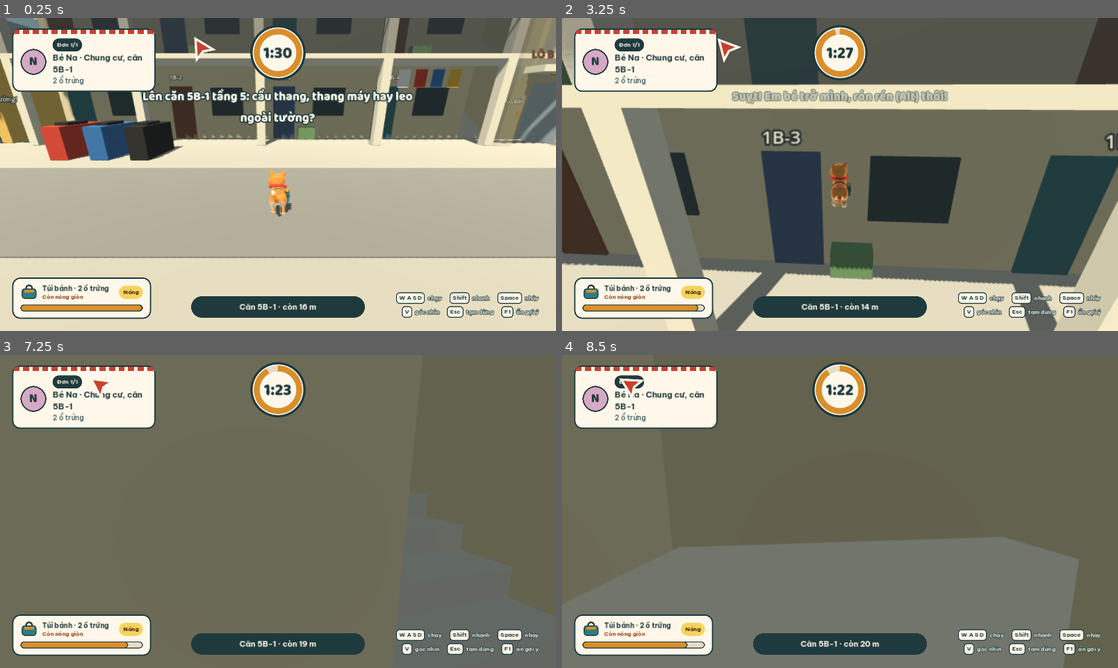
Above: before the commit, frames 1-4 (two rows, left to right).
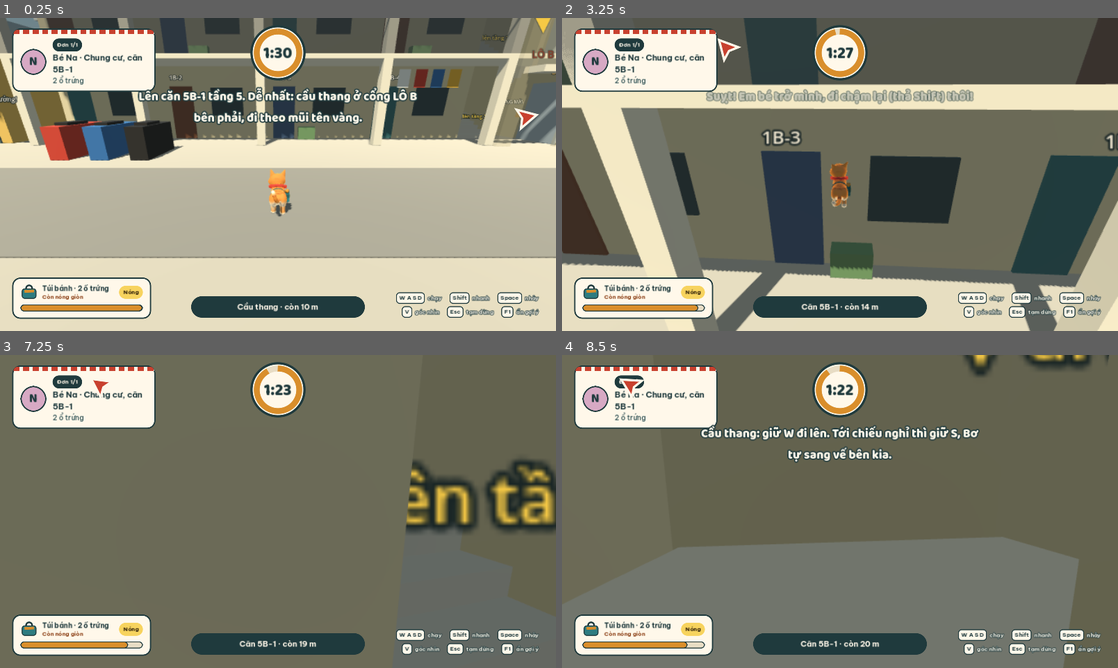
Above: after the commit, the same moments.

Repository: sangdaden/meo-giao-banh-mi
Game: Godot game, scene res://scenes/chung_cu.tscn
Same seed, same stepped clock (60 frames per second), same inputs: the game is played once before the commit and once after it. This scene is started directly instead of the project's main scene.
Inputs (mouse positions are in pixels of both pictures, inside the frame that each line leads up to):
- Up to frame 1 (0.25 s): no input
- Up to frame 2 (3.25 s): tap Enter (ui_accept) at 0.5 s; move the mouse to (867, 174) at 0.52 s; hold Shift (sprint) 0.53-1.28 s; hold W (move_forward) from 0.53 s (still down); click (867, 174) at 0.67 s; tap Space (jump) at 0.77, 1.07, 1.52, 1.82, 3.02 s; move the mouse to (812, 174) at 1.27 s; tap Ctrl (crouch) at 1.35 s; tap Shift (sprint) at 1.55, 3.05 s; move the mouse to (851, 168) at 2.02 s; hold Shift (sprint) 2.03-2.78 s; tap E (deliver) at 2.1 s; move the mouse to (834, 180) at 2.77 s; tap Alt (sneak) at 2.85 s; click (834, 180) at 2.92 s
- Up to frame 3 (7.25 s): tap Space (jump) at 3.32, 3.77, 4.07, 4.52, 4.82, 6.02, 6.32, 6.77, 7.07 s; move the mouse to (316, 514) at 3.52 s; hold Shift (sprint) 3.53-4.28 s; move the mouse to (233, 508) at 4.27 s; tap V at 4.35 s; tap Shift (sprint) at 4.55, 6.05 s; move the mouse to (283, 511) at 5.02 s; hold Shift (sprint) 5.03-5.78 s; tap Keypad Enter at 5.1 s; click (283, 511) at 5.17 s; tap Enter (ui_accept) at 5.75 s; move the mouse to (255, 505) at 5.77 s; release W (move_forward) at 5.78 s; hold D (move_right) 5.78-6.53 s; tap 1 at 5.85 s; move the mouse to (305, 511) at 6.52 s; hold W (move_forward) from 6.53 s (still down); hold Shift (sprint) from 6.53 s (still down); tap 9 at 6.6 s
- Up to frame 4 (8.5 s): keep holding W (move_forward); move the mouse to (812, 511) at 7.27 s; release Shift (sprint) at 7.28 s; tap C at 7.35 s; click (812, 511) at 7.42 s; tap Space (jump) at 7.52, 7.82 s; tap Shift (sprint) at 7.55 s; move the mouse to (851, 505) at 8.02 s; hold Shift (sprint) from 8.03 s (still down); tap Z at 8.1 s

The runs differ from the first frame. In frame 1, 2.6% of the frame differs, in the area x 24-99%, y 0-94%; in frame 2, 1.1%; in frame 3, 4.8%, in the area x 73-100%, y 33-57%; in frame 4, 2.7%.

Commit message:
Leo chung cư dễ hơn: camera thẳng trong cầu thang, tự dắt sang vế kia, mũi tên chỉ đường, gợi ý; số mới vào DoKho
- Cầu thang: camera nhìn thẳng (không bị vách giữa và mặt dốc ép sát), chỉ giữ W/S là lên tầng 5,
  Bơ tự trượt sang vế kia ở chiếu nghỉ và sảnh tầng; mũi tên vàng và số tầng trong lồng thang
- Mũi tên đích chỉ cổng cầu thang khi còn ở hẻm; gợi ý một lần ở từng chỗ (cầu thang, giá phơi, em bé,
  thang máy, khe tường, lúc bám mép)
- Giá phơi đồ dời sang nửa đông chiếu nghỉ: trước đây chui xong bị kẹt cúi ở đầu vế B
- Thong thả (DoKho): bám mép 2,45 m, đạp tường 4 lần, khe 2 m, leo ống 2 m/s, đi thường không
  làm em bé trở mình, thang máy 2–5 s, ít chắn/kẹt, cục nóng rung 2,5 s. Thử thách giữ số cũ
- Autotest thêm bước chỉ giữ W/S từ ngoài cổng lên tầng 5 (9,5 s)

Co-Authored-By: Claude Opus 5.5 (1M context) <noreply@anthropic.com>
Claude-Session: https://claude.ai/code/session_018aDySugUcESbfSaK2poXKY

Diff:
--- a/scripts/chung_cu.gd
+++ b/scripts/chung_cu.gd
@@ -35,6 +35,7 @@
 	"side_quest": "em_be_ngu_yen"}
 const START := Vector3(9.0, 0.1, 5.0)
 const DOOR := Vector3(0.85, 12.0, -1.2)      ## chỗ đứng gõ cửa 5B-1
+const STAIR_GATE := Vector3((TX0 + TX1) / 2.0, 1.2, 0.3)  ## cổng LÔ B, mũi tên chỉ tới đây trước
 const BABY := Vector3(14.7, 6.6, -1.0)       ## võng em bé ở hành lang tầng 3 trước cửa 3B-4
 
 ## Đường ngoài tường hông tây (mặt x = 0): [tên, z0, z1, mặt trên, kiểu]. Bậc nhảy ≤ 1,2 m, bám mép 1,4–2,1 m.
@@ -56,6 +57,7 @@
 const IRON := Color("#2B2F33")
 const AC := Color("#E4E7E2")
 const STEP := Color("#C9C3B3")
+const GUIDE := Color("#F6C945")  ## chữ/mũi tên chỉ đường
 const RAIL := Color(0.17, 0.18, 0.2, 0.45)  ## lan can song sắt: nhìn xuyên được
 
 enum Lift { IDLE, COMING, OPEN_GROUND, CLOSING, RIDING, STUCK, OPEN_TOP }
@@ -102,6 +104,7 @@
 var _rattle_body: Node3D
 var _rng := RandomNumberGenerator.new()
 var _autotest := false
+var _hints_shown := {}            ## gợi ý theo chỗ: mỗi cái hiện một lần
 
 
 func _ready() -> void:
@@ -122,6 +125,12 @@
 	player.name = "Bo"
 	player.position = START
 	player.climb_moves = true
+	# Thong thả (DoKho): với mép xa hơn, đạp tường 4 lần, khe rộng tới 2 m, leo ống nhanh
+	player.ledge_reach = DoKho.v("ledge_reach", player.ledge_reach)
+	player.wall_kick_max = DoKho.v("wall_kick_max", player.wall_kick_max)
+	player.wall_gap_max = DoKho.v("wall_gap_max", player.wall_gap_max)
+	player.pipe_speed = DoKho.v("pipe_speed", player.pipe_speed)
+	player.ledge_grabbed.connect(func(): _hint("bam", "Đang bám mép: Space để leo lên, S để buông.", 3.0))
 	add_child(player)
 	rig = CameraRigScript.new()
 	rig.name = "CameraRig"
@@ -167,7 +176,7 @@
 	hud.progress_row.visible = false  # cảnh một đơn: không cần dãy 5 ổ bánh của Thứ Hai
 	hud.set_bread(true, ORDER.item, 1.0)
 	hud.set_goal(DOOR + Vector3(0, 0.6, 0))
-	hud.show_toast("Lên căn 5B-1 tầng 5: cầu thang, thang máy hay leo ngoài tường?", 4.0)
+	hud.show_toast("Lên căn 5B-1 tầng 5. Dễ nhất: cầu thang ở cổng LÔ B bên phải, đi theo mũi tên vàng.", 5.0)
 
 
 func _unhandled_input(event: InputEvent) -> void:
@@ -194,8 +203,17 @@
 		late = true
 		hud.show_toast("Trễ rồi! Bé Na vẫn nhận bánh nhưng chỉ được 1 sao.", 2.5)
 	hud.set_timer(time_left, time_limit, true)
-	hud.set_distance(player.global_position.distance_to(DOOR), "Căn 5B-1")
+	# Mũi tên đích: còn ở tầng trệt ngoài hẻm thì chỉ cổng cầu thang (đường dễ nhất), lên cao rồi mới chỉ cửa 5B-1
+	var pp := player.global_position
+	if pp.y < 1.0 and pp.z > -0.3 and pp.x > 0.0 and not _cabin_zone.overlaps_body(player):
+		hud.set_goal(STAIR_GATE)
+		hud.set_distance(pp.distance_to(STAIR_GATE), "Cầu thang")
+	else:
+		hud.set_goal(DOOR + Vector3(0, 0.6, 0))
+		hud.set_distance(pp.distance_to(DOOR), "Căn 5B-1")
 	hud.set_bread(true, ORDER.item, clampf(1.0 - _clock / 60.0, 0.0, 1.0))
+	_stair_camera(delta)
+	_zone_hints()
 	# Rơi từ cao hơn 3 m thì bánh bẹp (mất sao nguyên vẹn), như màn giao Thứ Hai
 	var on_floor: bool = player.is_on_floor() or player.climb != ""
 	if on_floor and not _was_on_floor:
@@ -210,6 +228,62 @@
 	# Ở cạnh cửa 5B-1: nhắc gõ cửa
 	if _door_zone.overlaps_body(player) and player._act == "":
 		hud.show_toast("Bấm E để gõ cửa", 0.3)
+
+
+## Trong lồng cầu thang hẹp camera sau lưng hay bị tường ép sát hoặc quay ngược lúc vòng chiếu nghỉ.
+## Ở đây camera tự nhìn thẳng vào từ phía cổng (hướng bắc, nhìn xuyên gạch bông gió) và hơi cao,
+## nên vế đi lên là phím W, vế quay về là phím S, không phải xoay chuột.
+func _in_stairwell() -> bool:
+	var p := player.global_position
+	return p.x > TX0 and p.x < TX1 and p.z < -0.2 and p.z > TOWER_BACK and p.y < FLOORS * FLOOR_H - 0.5
+
+
+func _stair_camera(delta: float) -> void:
+	if not _in_stairwell():
+		return
+	if not rig.first_person:
+		var k := 1.0 - exp(-6.0 * delta)
+		rig.yaw = lerp_angle(rig.yaw, 0.0, k)
+		# Vế B đi về phía camera, dốc lên: camera nhìn cao hơn để vượt qua sàn hành lang tầng trên
+		var on_b := player.global_position.x > TX0 + 1.3 and player.global_position.z > -4.1 and player.global_position.z < -1.7
+		rig.pitch = lerpf(rig.pitch, -0.35 if on_b else -0.12, k)
+	# Dắt sang vế kia: trên chiếu nghỉ giữ S thì trượt sang phải tới đầu vế B;
+	# ở sảnh tầng giữ W thì trượt sang trái tới chân vế A (khỏi phải tự canh vòng chữ U)
+	var p := player.global_position
+	var back := Input.is_action_pressed("move_back")
+	var fwd := Input.is_action_pressed("move_forward")
+	var mid := TX0 + 1.3
+	var nudge := 0.0
+	if back and p.z < -4.2 and p.x < mid + 0.35 and player.is_on_floor():
+		nudge = 1.0
+	elif fwd and p.z > -1.9 and p.x > mid - 0.35 and player.is_on_floor() and p.y < (FLOORS - 1) * FLOOR_H - 0.5:
+		nudge = -1.0
+	if nudge != 0.0:
+		# Trượt ngang và giữ nguyên chỗ theo chiều dọc cho tới khi sang hẳn vế kia (khỏi lỡ đi ngược xuống vế cũ)
+		# và lùi nhẹ khỏi đầu vách giữa hai vế (chiếu nghỉ lùi về bắc, sảnh lùi về nam)
+		player.move_and_collide(Vector3(nudge * 6.0 * delta, 0.0, (-player.velocity.z - nudge * 1.5) * delta))
+
+
+## Gợi ý ngắn khi Bơ tới từng chỗ lần đầu.
+func _hint(id: String, text: String, secs := 3.0) -> void:
+	if _hints_shown.has(id) or not playing:
+		return
+	_hints_shown[id] = true
+	hud.show_toast(text, secs)
+
+
+func _zone_hints() -> void:
+	var p := player.global_position
+	if _in_stairwell() and p.y < 1.0:
+		_hint("thang", "Cầu thang: giữ W đi lên. Tới chiếu nghỉ thì giữ S, Bơ tự sang vế bên kia.", 4.0)
+	elif _in_stairwell() and absf(p.y - (FLOOR_H + FLOOR_H / 2.0)) < 0.4:
+		_hint("gia_phoi", "Giá phơi đồ chắn lối: cứ đi thẳng vào, Bơ tự cúi người chui qua.", 3.0)
+	elif _in_stairwell() and p.y > FLOOR_H + 2.0 and p.y < FLOOR_H * 3.0:
+		_hint("em_be", "Em bé ngủ ở hành lang tầng 3: đừng chạy nhanh (Shift) kẻo bé thức.", 3.5)
+	if _call_zone.overlaps_body(player):
+		_hint("thang_may", "Bấm E gọi thang máy rồi đợi cửa mở.", 3.0)
+	if p.x < 0.0 and p.y < 1.0:
+		_hint("tuong", "Khe hẹp giữa hai nhà: nhảy rồi bấm Space liên tục để bật tường lên mái nhà bên.", 4.0)
 
 
 ## Phím E: gõ cửa 5B-1, hoặc bấm gọi thang máy ở tầng trệt.
@@ -254,14 +328,15 @@
 
 ## Tiếng Bơ (bước chân, đáp đất, đạp tường) tới võng thì em bé trở mình; trở mình mà nghe tiếng nữa thì thức.
 func _on_noise(pos: Vector3, radius: float) -> void:
-	if pos.distance_to(BABY) > radius:
+	# Thong thả: bước đi thường không làm bé trở mình, chỉ tiếng to (chạy nhanh, đáp đất mạnh, va chạm)
+	if radius < float(DoKho.v("baby_min_noise", 0.0)) or pos.distance_to(BABY) > radius:
 		return
 	match baby:
 		Baby.SLEEP:
 			baby = Baby.STIR
 			_baby_t = 0.0
 			if playing:
-				hud.show_toast("Suỵt! Em bé trở mình, rón rén (Alt) thôi!", 2.0)
+				hud.show_toast("Suỵt! Em bé trở mình, đi chậm lại (thả Shift) thôi!", 2.0)
 		Baby.STIR:
 			if _baby_t > 0.4:  # cùng một bước chân không tính hai lần
 				_wake_baby()
@@ -301,15 +376,15 @@
 
 # ---------------------------------------------------------------- thang máy
 
-## Bấm nút gọi ở tầng trệt. Cabin đang ở tầng 5, xuống mất 4–10 s (kể cả lúc dừng đón người tầng khác).
+## Bấm nút gọi ở tầng trệt. Cabin đang ở tầng 5, xuống mất 4–10 s (Thong thả 2–5 s) (kể cả lúc dừng đón người tầng khác).
 func call_lift() -> void:
 	if lift != Lift.IDLE:
 		return
 	lift = Lift.COMING
 	_lift_t = 0.0
-	_lift_wait = _rng.randf_range(4.0, 10.0)
-	_lift_blocked = _rng.randf() < 0.3
-	_lift_will_stick = _rng.randf() < 0.2
+	_lift_wait = _rng.randf_range(DoKho.v("lift_wait_min", 4.0), DoKho.v("lift_wait_max", 10.0))
+	_lift_blocked = _rng.randf() < float(DoKho.v("lift_block_chance", 0.3))
+	_lift_will_stick = _rng.randf() < float(DoKho.v("lift_stuck_chance", 0.2))
 	_lift_stuck_done = false
 	if playing:
 		hud.show_toast("Đã gọi thang máy... đợi chút.", 1.5)
@@ -329,8 +404,8 @@
 				_ong_bay.position = Vector3((SHAFT_X0 + SHAFT_X1) / 2.0, 0.6, -0.9)
 		Lift.OPEN_GROUND:
 			if _lift_blocked:
-				# Ông Bảy xách lồng chim bước ra chậm rãi, đứng chắn cửa 2,5 s
-				var u := clampf(_lift_t / 2.5, 0.0, 1.0)
+				# Ông Bảy xách lồng chim bước ra chậm rãi, đứng chắn cửa 2,5 s (Thong thả 1,5 s)
+				var u := clampf(_lift_t / float(DoKho.v("lift_block_time", 2.5)), 0.0, 1.0)
 				_ong_bay.position.x = lerpf((SHAFT_X0 + SHAFT_X1) / 2.0, TX1 - 0.9, u)
 				if u >= 1.0:
 					_lift_blocked = false
@@ -356,7 +431,7 @@
 				_lift_t = 0.0
 		Lift.STUCK:
 			_cabin.position.x = (SHAFT_X0 + SHAFT_X1) / 2.0 + sin(_lift_t * 40.0) * 0.01
-			if _lift_t > 3.0:
+			if _lift_t > float(DoKho.v("lift_stuck_time", 3.0)):
 				_cabin.position.x = (SHAFT_X0 + SHAFT_X1) / 2.0
 				lift = Lift.RIDING
 		Lift.OPEN_TOP:
@@ -384,7 +459,7 @@
 	_rattle_body.position.x = -0.3 + (sin(Time.get_ticks_msec() * 0.08) * 0.015 if _rattle_t > 0.6 else 0.0)
 	if on and _rattle_t > 0.6 and _rattle_t - delta <= 0.6 and playing:
 		hud.show_toast("Cục nóng rung bần bật, nhảy tiếp đi!", 1.5)
-	if on and _rattle_t > 1.4:
+	if on and _rattle_t > float(DoKho.v("rattle_throw", 1.4)):
 		player.velocity = Vector3(-3.0, 3.0, 0.0)  # bị hất văng ra ngoài
 		player.play_startle()
 		_rattle_t = 0.0
@@ -495,8 +570,12 @@
 	Blocks.solid_box(self, Vector3(1.6, h - 2.4, 0.15), Vector3(cx, 2.4 + (h - 2.4) / 2.0, 0.075), lattice, Blocks.LAYER_PROP)
 	Blocks.box(self, Vector3(2.0, 0.2, 0.6), Vector3(cx, 2.5, 0.3), FLOOR)
 	Blocks.label(self, "LÔ B · CẦU THANG", Vector3(cx, 2.9, 0.4), 30, Color("#8A3A2A"))
+	Blocks.label(self, "▼ CẦU THANG", Vector3(cx, 3.6, 0.8), 56, GUIDE)
+	for f in range(1, FLOORS):
+		Blocks.label(self, "Tầng %d" % (f + 1), Vector3(cx, f * FLOOR_H + 1.9, -0.6), 34, GUIDE)
+	Blocks.label(self, "◀ căn 5B-1", Vector3(TX0 - 1.0, (FLOORS - 1) * FLOOR_H + 1.2, -0.8), 34, GUIDE)
 	# Vách giữa hai vế thang (không nhảy tắt từ vế này sang vế kia)
-	Blocks.solid_box(self, Vector3(0.1, FLOORS * FLOOR_H, 2.4), Vector3(TX0 + 1.3, FLOORS * FLOOR_H / 2.0, -2.9), WALL2)
+	Blocks.solid_box(self, Vector3(0.1, FLOORS * FLOOR_H, 2.4), Vector3(TX0 + 1.3, FLOORS * FLOOR_H / 2.0, -2.9), WALL2, Blocks.LAYER_PROP)  # lớp đồ: camera không bị vách ép sát
 	var rise := FLOOR_H / 2.0
 	for f in FLOORS:
 		var y := f * FLOOR_H
@@ -507,12 +586,20 @@
 		_flight(TX0 + 0.1, TX0 + 1.25, -CORR, -4.1, y, y + rise)          # vế A: đi về phía bắc
 		Blocks.solid_box(self, Vector3(2.4, 0.15, 1.4), Vector3(cx, y + rise - 0.075, -4.8), FLOOR)  # chiếu nghỉ
 		_flight(TX0 + 1.35, TX1 - 0.1, -4.1, -CORR, y + rise, y + FLOOR_H)  # vế B: quay về phía nam
+		# Thành vô hình mép đông vế B: giữ Bơ khỏi cạ vào mép cửa thang máy ở đầu vế (bị kẹt ở đó)
+		var guide := Blocks.solid_box(self, Vector3(0.1, FLOOR_H, 2.3), Vector3(TX1 - 0.2, y + rise + FLOOR_H / 2.0, -2.9), Color(0, 0, 0, 0), Blocks.LAYER_PROP)
+		guide.visible = false
+		# Mũi tên chỉ đường (bản dễ): vế A đi lên, chiếu nghỉ quay sang vế B
+		Blocks.label(self, "▲ lên tầng %d" % (f + 2), Vector3(TX0 + 0.67, y + 0.9, -2.0), 22, GUIDE)
+		Blocks.label(self, "▼ đi tiếp", Vector3(TX0 + 1.9, y + rise + 0.9, -4.6), 22, GUIDE)
 	# Giá phơi đồ chắn chiếu nghỉ tầng 2 (giữa tầng 2 và 3): áo quần thả tới cách sàn 0,32 m, phải chui
 	var ly := FLOOR_H + rise
-	var rack := Blocks.solid_box(self, Vector3(0.3, 2.45, 1.5), Vector3(cx, ly + 0.32 + 1.225, -4.8), Color("#C9CDD0"), Blocks.LAYER_PROP)
-	for k in 5:
-		Blocks.box(rack, Vector3(0.34, 0.9, 0.26), Vector3(0, -0.75, -0.6 + k * 0.3), [Color("#F2EFE6"), Color("#E8B23A"), Color("#3A6EA5"), Color("#C8412F"), Color("#7FB7A4")][k])
-	Blocks.label(self, "Chui qua!", Vector3(cx - 0.6, ly + 0.9, -4.3), 22, Color("#F4EAD2"))
+	# Giá ngang ở nửa đông chiếu nghỉ, cách đầu vế B 0,8 m: sang vế B thì cúi chui qua, ra khỏi giá còn chỗ đứng dậy
+	var bx := (TX0 + 1.35 + TX1 - 0.1) / 2.0
+	var rack := Blocks.solid_box(self, Vector3(1.1, 2.45, 0.3), Vector3(bx, ly + 0.32 + 1.225, -5.05), Color("#C9CDD0"), Blocks.LAYER_PROP)
+	for k in 4:
+		Blocks.box(rack, Vector3(0.24, 0.9, 0.34), Vector3(-0.42 + k * 0.28, -0.75, 0), [Color("#F2EFE6"), Color("#E8B23A"), Color("#3A6EA5"), Color("#C8412F")][k])
+	Blocks.label(self, "Chui qua!", Vector3(bx, ly + 0.9, -4.6), 22, Color("#F4EAD2"))
 
 
 ## Một vế thang: bậc thật để nhìn, va chạm là mặt dốc trơn (CharacterBody không tự bước lên bậc).
@@ -538,6 +625,7 @@
 	# Mặt dốc đi qua mép trước của từng bậc, nâng nửa bậc cho bàn chân không lún
 	body.position = Vector3(cx, (y0 + y1) / 2.0 + dy * 0.5 - 0.05 / cos(ang), (z0 + z1) / 2.0)
 	body.rotation.x = ang if z1 < z0 else -ang
+	body.collision_layer = Blocks.LAYER_PROP  # camera không bị mặt dốc phía sau kéo sát lưng Bơ
 	add_child(body)
 
 
@@ -721,6 +809,27 @@
 	Input.action_release("move_forward")
 	ok = _expect(ok, notes, crawled and player.global_position.x > TX0 + 1.6, "chui qua giá phơi đồ (x = %.2f)" % player.global_position.x)
 
+	# 0b. Như người chơi thật (Sang 21/10 kẹt ở cầu thang): từ ngoài cổng chỉ giữ W rồi S xen kẽ,
+	# camera tự nhìn thẳng và tự dắt sang vế kia, phải lên tới tầng 5 trong 20 s
+	playing = true
+	await _put(Vector3(TX0 + 1.1, 0.1, 1.5), 0.3)
+	var legs := 0
+	var t_stair := 0
+	while legs < 8 and t_stair < 60 * 20:
+		var a := "move_forward" if legs % 2 == 0 else "move_back"
+		Input.action_press(a)
+		var n := 0
+		while n < 60 * 4:
+			await get_tree().physics_frame
+			n += 1
+			if (a == "move_forward" and player.global_position.z < -5.0) or (a == "move_back" and player.global_position.z > -1.5):
+				break
+		Input.action_release(a)
+		t_stair += n
+		legs += 1
+	playing = false
+	ok = _expect(ok, notes, absf(player.global_position.y - 12.0) < 0.15, "chỉ giữ W/S: lên tầng 5 bằng cầu thang sau %.1f s (y = %.2f)" % [t_stair / 60.0, player.global_position.y])
+
 	# 1. Bật tường trong khe giữa chung cư và nhà bên: lên được mái nhà bên (3,9 m)
 	await _put(Vector3(-0.6, 0.1, -4.5), 0.0)
 	var top := 0.0
@@ -782,7 +891,12 @@
 	_on_noise(Vector3(TX0 + 1.2, 4.5, -4.8), player.noise_sneak)
 	ok = _expect(ok, notes, baby == Baby.SLEEP, "rón rén: em bé ngủ yên")
 	_on_noise(Vector3(TX0 + 0.7, 6.0, -0.8), player.noise_walk)
-	ok = _expect(ok, notes, baby == Baby.STIR, "đi thường: em bé trở mình")
+	if DoKho.hard():
+		ok = _expect(ok, notes, baby == Baby.STIR, "đi thường: em bé trở mình (Thử thách)")
+	else:
+		ok = _expect(ok, notes, baby == Baby.SLEEP, "đi thường: em bé vẫn ngủ (Thong thả)")
+		_on_noise(Vector3(TX0 + 0.7, 6.0, -0.8), player.noise_sprint)
+		ok = _expect(ok, notes, baby == Baby.STIR, "chạy nhanh: em bé trở mình")
 	await _frames(200)
 	ok = _expect(ok, notes, baby == Baby.SLEEP and not baby_woke, "im lặng 3 s: ngủ lại")
 
--- a/scripts/do_kho.gd
+++ b/scripts/do_kho.gd
@@ -46,6 +46,18 @@
 	"market_walkers": 10,
 	# Leo chung cư (bếp: luồng "Thiết kế lại màn bếp" tự đọc DoKho.hard())
 	"apartment_time": 90.0,
+	"ledge_reach": 1.15,         # với tới mép cao 2,45 m (trước 2,2 m)
+	"wall_kick_max": 4,          # đạp tường 4 lần (trước 3)
+	"wall_gap_max": 2.0,         # khe rộng tới 2 m vẫn bật tường được (trước 1,5 m)
+	"pipe_speed": 2.0,           # leo ống nước 2 m/s (trước 1,4)
+	"baby_min_noise": 7.0,       # chỉ tiếng to (chạy nhanh, đáp mạnh) làm em bé trở mình; đi thường không sao
+	"lift_wait_min": 2.0,        # thang máy xuống 2–5 s (trước 4–10)
+	"lift_wait_max": 5.0,
+	"lift_block_chance": 0.15,   # Ông Bảy chắn cửa 15% (trước 30%), đứng 1,5 s (trước 2,5)
+	"lift_block_time": 1.5,
+	"lift_stuck_chance": 0.1,    # thang kẹt 10% (trước 20%), kẹt 1,5 s (trước 3)
+	"lift_stuck_time": 1.5,
+	"rattle_throw": 2.5,         # cục nóng rung đứng được 2,5 s mới hất (trước 1,4)
 }
 
 
